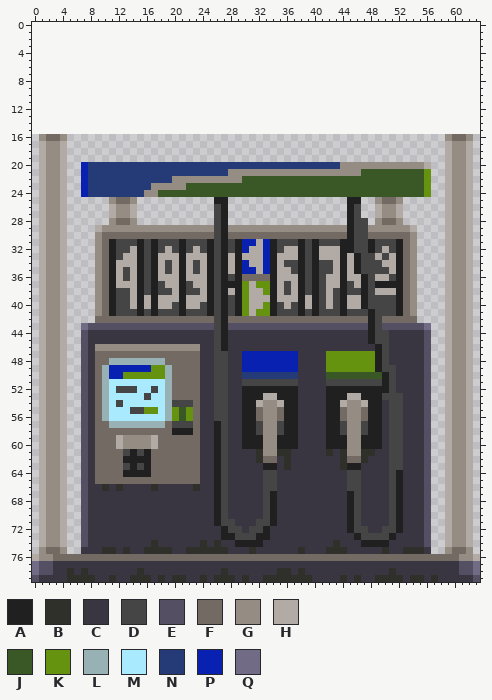
Two states of a pixel-art file, Sprites/gas pump.aseprite. Above, as it was before the edit.
64x64 pixels, 1 frame. The old version is drawn lined up with the new one, on the new canvas.
Palette (. is transparent): A #202020  B #30302b  C #393642  D #454545  E #544f62  F #726a63  G #958c84  H #b2aaa4  J #3a5825  K #659310  L #97b1b5  M #a9eaff  N #243b78  P #0921b1  Q #726b86
Pixels before (only the part around the change), first column x 0:
 0 ................................................................
 1 ................................................................
 2 ................................................................
 3 ................................................................
 4 ................................................................
 5 ................................................................
 6 ................................................................
 7 ................................................................
 8 ................................................................
 9 ................................................................
10 ................................................................
11 ................................................................
12 ................................................................
13 ................................................................
14 ................................................................
15 ................................................................
16 .GFFG......................................................GFFG.
17 .HGGH......................................................HGGH.
18 .HGGH......................................................HGGH.
19 .HGGH......................................................HGGH.
20 .HGGH..PNNNNNNNNNNNNNNNNNNNNNNNNNNNNNNNNNNNNGGGGGGGGGGGGH..HGGH.
Now the later version:
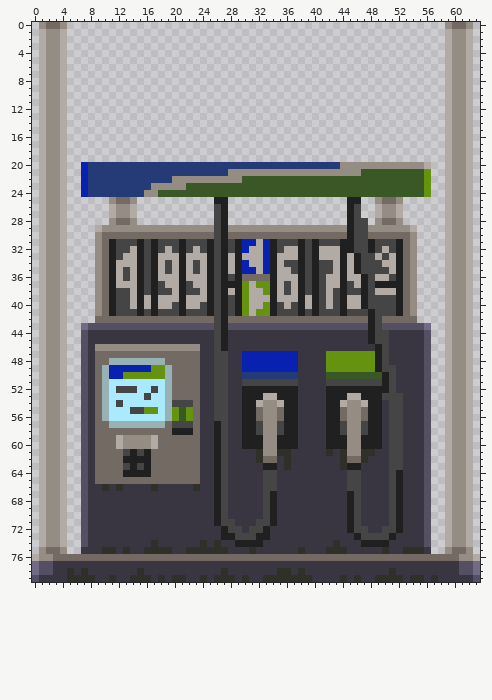
Commit: Start with a gas station.
The exact change:
canvas 64x64 -> 64x80, the old top-left corner now at 0,16
Changed rows in their new state; - is an unchanged pixel.
first column x 1:
 0 GFFG------------------------------------------------------GFFG
 1 HGGH------------------------------------------------------HGGH
 2 HGGH------------------------------------------------------HGGH
 3 HGGH------------------------------------------------------HGGH
 4 HGGH------------------------------------------------------HGGH
 5 HGGH------------------------------------------------------HGGH
 6 HGGH------------------------------------------------------HGGH
 7 HGGH------------------------------------------------------HGGH
 8 HGGH------------------------------------------------------HGGH
 9 HGGH------------------------------------------------------HGGH
10 HGGH------------------------------------------------------HGGH
11 HGGH------------------------------------------------------HGGH
12 HGGH------------------------------------------------------HGGH
13 HGGH------------------------------------------------------HGGH
14 HGGH------------------------------------------------------HGGH
15 HGGH------------------------------------------------------HGGH
16 HGGH------------------------------------------------------HGGH
Where, in picture pixels (left, top, right, bottom), the same in both pictures:
changed: (39, 22, 67, 141)
changed: (445, 22, 473, 141)
